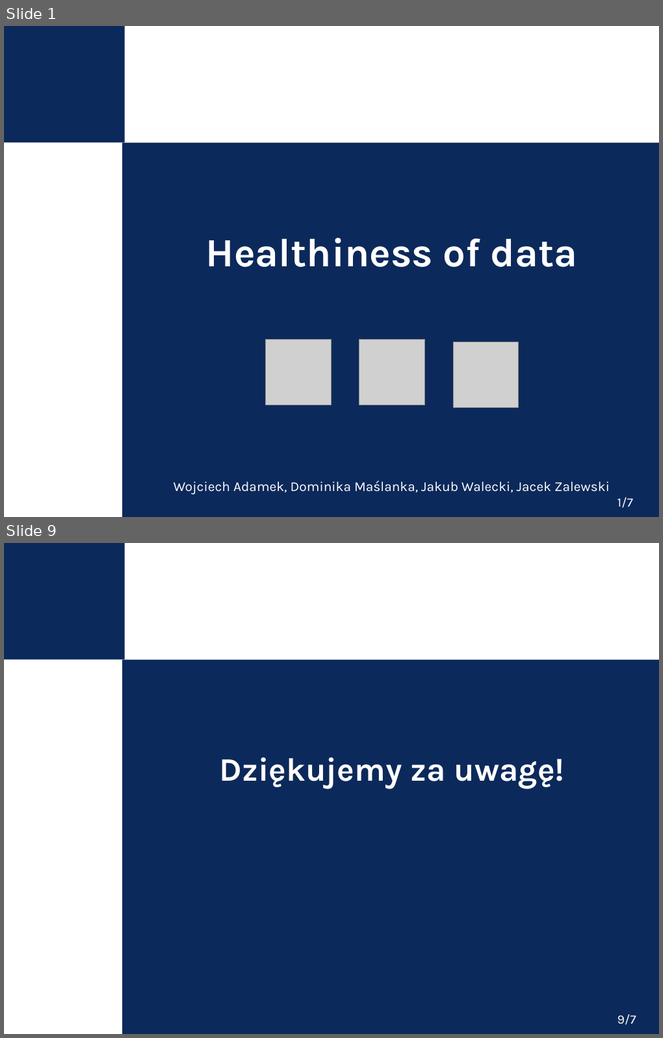
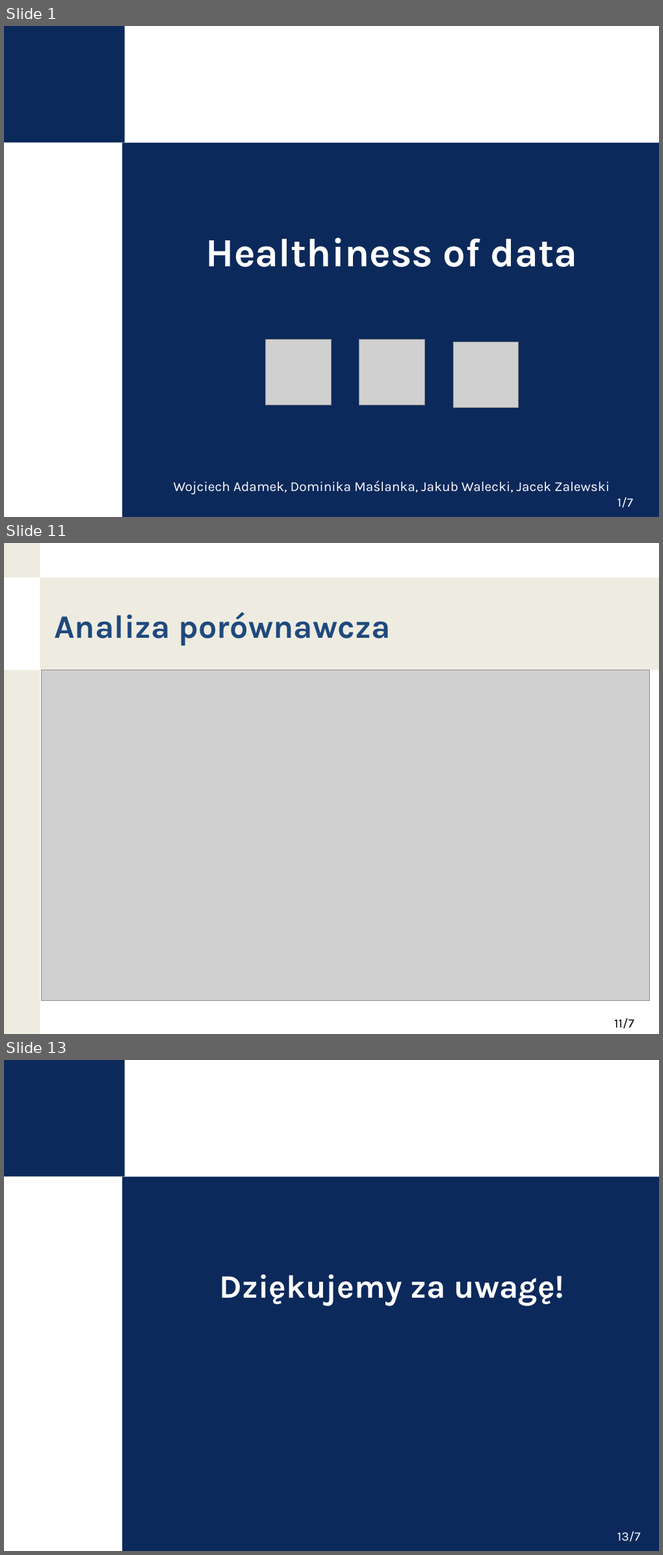
Before and after one commit to nokia-wroclaw/innovativeprojects-healthiness-of-data, a slide deck: KPZ_demo_prezentacja.pptx. Shown one above the other, each under a label of ours: slides 1 and 9 before the commit, slides 1, 11 and 13 after it; the slides between them are not shown. The pictures are 663x1038 and 663x1555 pixels, drawn with LibreOffice and Linux fonts; fonts in the diff are those of the drawing; grey boxes stand for pictures; background and template pictures are left out. Boxes give left, top, right and bottom in pixels: in the first picture for what was removed or moved away, otherwise in the second. Text is boxed around its words. In the diff, an @@ line names an element or a change of style, - is before the commit and + after.

```diff
--- a/KPZ_demo_prezentacja.pptx
+++ b/KPZ_demo_prezentacja.pptx
@@ slide 11 added at (4, 543, 659, 1034), background #FFFFFF @@
@@ rectangle added at (4, 543, 40, 577), fill #EEECE1 @@
@@ rectangle added at (40, 577, 659, 670), fill #EEECE1 @@
@@ text added at (54, 612, 391, 646), 36 pt, text #1F497D, bold @@
+Analiza porównawcza
@@ rectangle added at (4, 670, 40, 1034), fill #EEECE1 @@
@@ picture added at (41, 670, 649, 1001) @@
@@ page number added at (614, 1018, 634, 1029), 14 pt, text #000000 @@
+11/7
@@ what was slide 9 is now slide 13 @@
@@ page number at (618, 1531, 641, 1542): text changed @@
-9/7
+13/7
```
Also in this commit, not shown: 6 slides changed, 4 other slides added, 1 slide removed.
